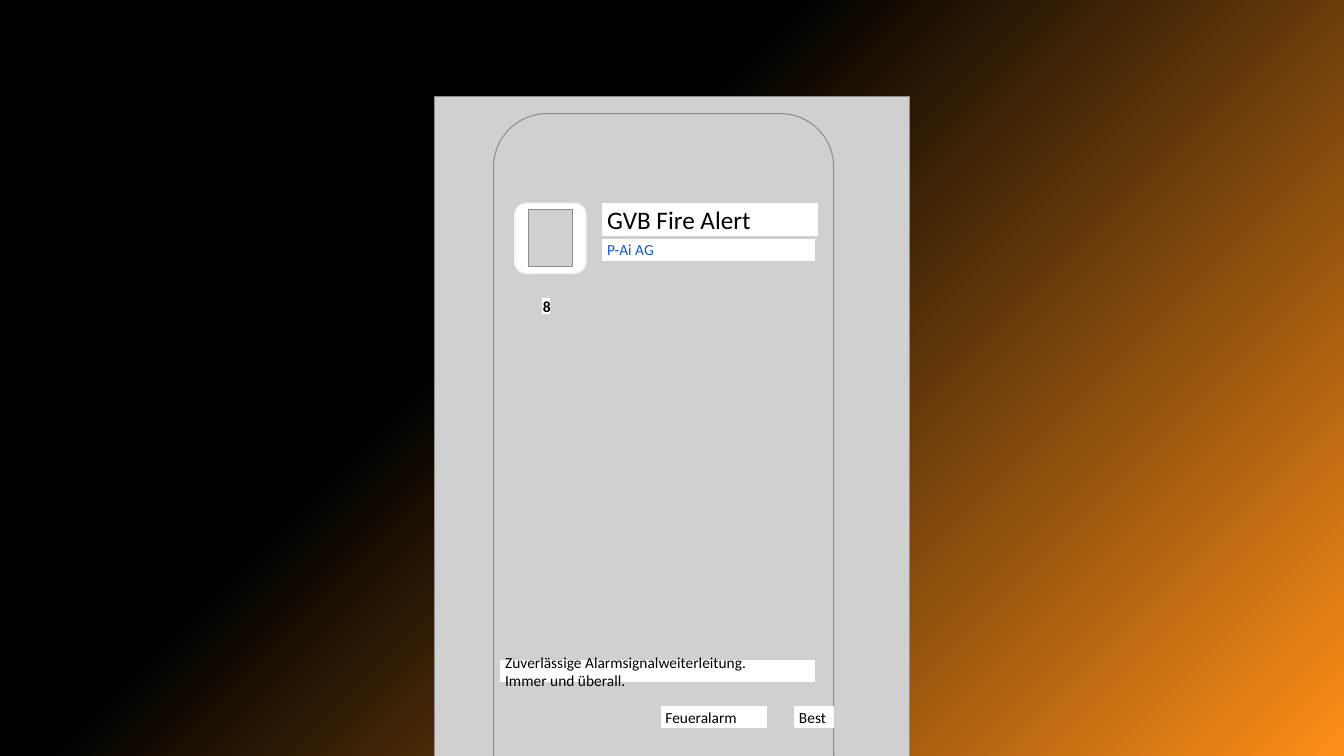
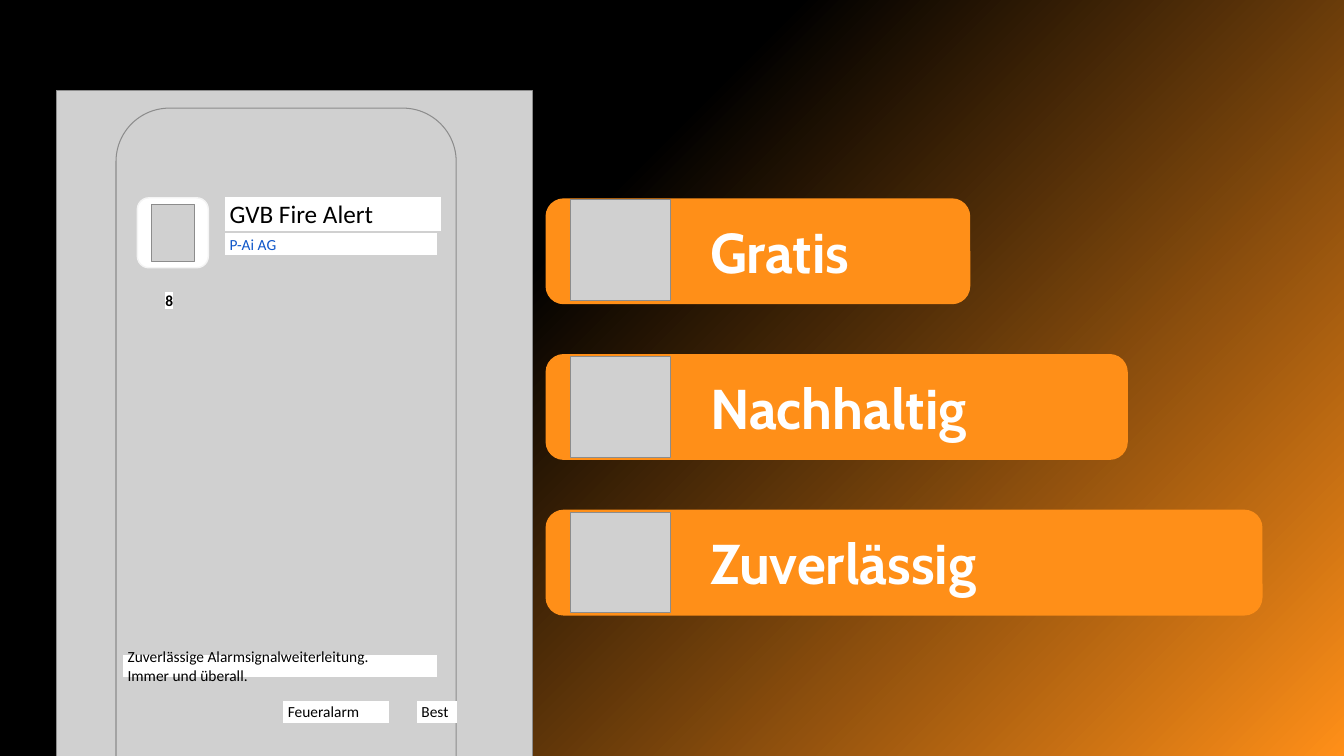
Before and after one commit to tjahn/piaapp, a slide deck: slide 6 of documentation/Pitch GVB Fire Alert.pptx (slide 8 before the commit). Drawn at 1344x756 pixels with LibreOffice and Linux fonts; fonts in the diff are those of the drawing; grey boxes stand for pictures. Boxes give left, top, right and bottom in pixels: in the first picture for what was removed or moved away, otherwise in the second. Text is boxed around its words. In the diff, an @@ line names an element or a change of style, - is before the commit and + after.

```diff
--- a/documentation/Pitch GVB Fire Alert.pptx
+++ b/documentation/Pitch GVB Fire Alert.pptx
@@ 3 pictures, 2 rectangles, 1 rounded rectangle: place and size @@
-3 pictures, 2 rectangles, 1 rounded rectangle at [435, 97, 910, 756]
+3 pictures, 2 rectangles, 1 rounded rectangle at [56, 91, 532, 756]
@@ 4 rectangles: place and size @@
-4 rectangles at [501, 204, 818, 727]
+4 rectangles at [124, 198, 441, 722]
@@ rounded rectangle added at [546, 199, 970, 303], fill #FF8F18, outline #FF8F18 1 pt, 40 pt, text #FFFFFF, bold @@
+Gratis
@@ picture added at [571, 200, 671, 300] @@
@@ rounded rectangle added at [546, 355, 1127, 460], fill #FF8F18, outline #FF8F18 1 pt, 40 pt, text #FFFFFF, bold @@
+Nachhaltig
@@ picture added at [571, 357, 671, 458] @@
@@ rounded rectangle added at [546, 510, 1262, 615], fill #FF8F18, outline #FF8F18 1 pt, 40 pt, text #FFFFFF, bold @@
+Zuverlässig
@@ picture added at [571, 512, 671, 613] @@
```
Also in this commit, not shown: 5 other slides changed, 1 slide removed.
